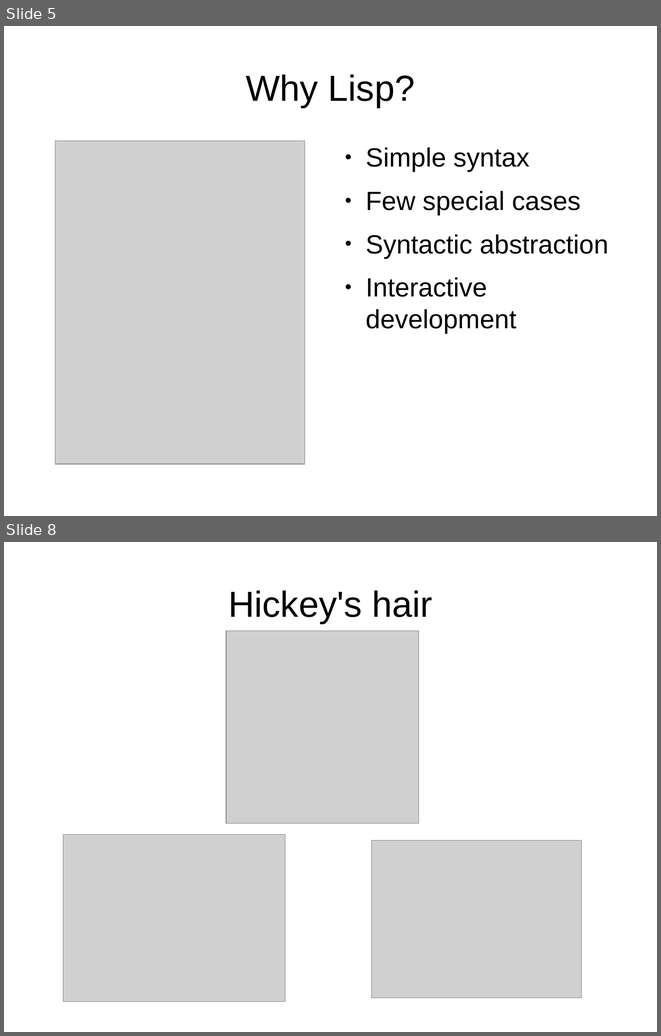
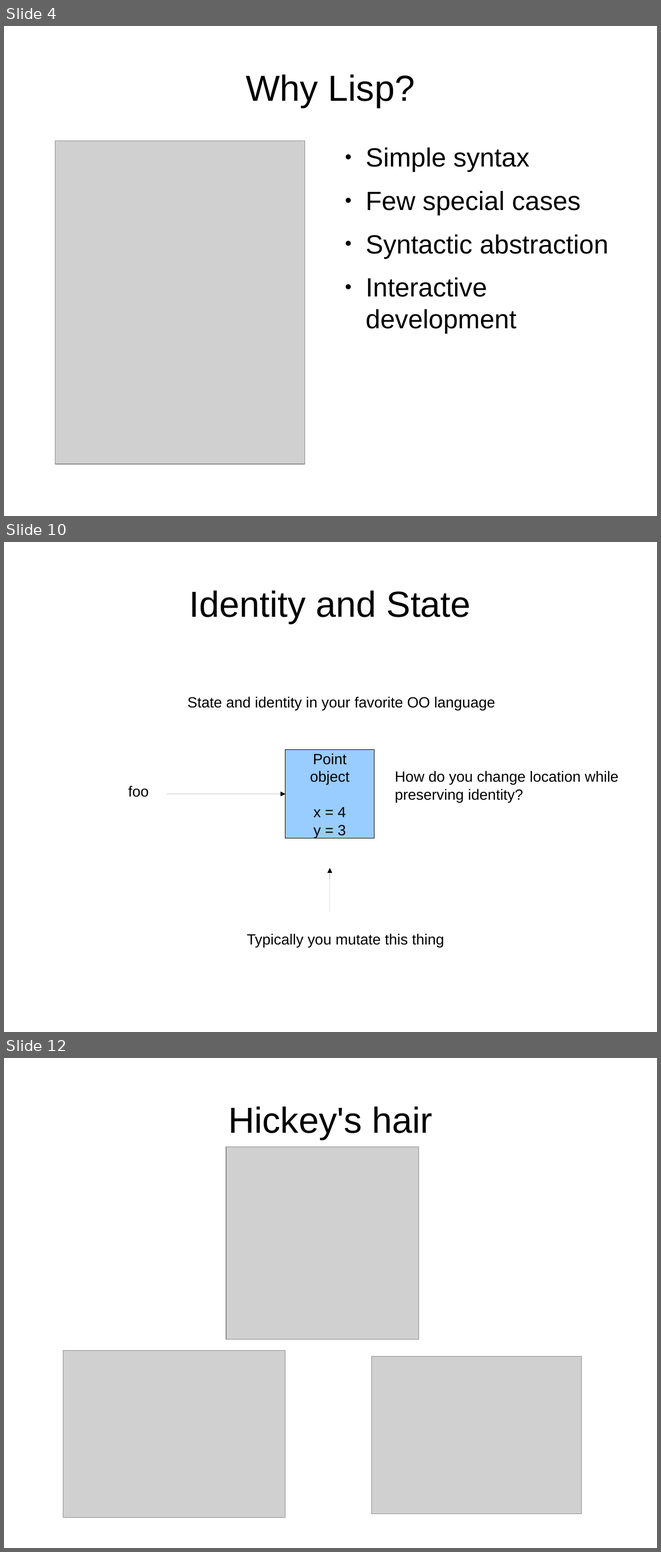
Before and after one commit to djwhitt/cposc2009, a slide deck: slides.odp. Shown one above the other, each under a label of ours: slides 5 and 8 before the commit, slides 4, 10 and 12 after it; the slides between them are not shown. The pictures are 661x1036 and 661x1552 pixels, drawn with LibreOffice and Linux fonts; fonts in the diff are those of the drawing; grey boxes stand for pictures. Boxes give left, top, right and bottom in pixels: in the first picture for what was removed or moved away, otherwise in the second. Text is boxed around its words. In the diff, an @@ line names an element or a change of style, - is before the commit and + after.

```diff
--- a/slides.odp
+++ b/slides.odp
@@ slide 10 added at (4,542,657,1032), background #FFFFFF @@
@@ title added at (190,590,471,623), 44 pt, text #000000 @@
+Identity and State
@@ text added at (187,696,495,711), 18 pt, text #000000 @@
+State and identity in your favorite OO language
@@ rectangle added at (285,749,374,838), fill #99CCFF, outline #000000 0 pt, 18 pt, text #000000 @@
+Point object
+x = 4
+y = 3
@@ text added at (395,770,619,802), 18 pt, text #000000 @@
+How do you change location while
+preserving identity?
@@ text added at (128,785,149,797), 18 pt, text #000000 @@
+foo
@@ arrow added from (167, 794) to (285, 794), #000000 0 pt @@
@@ arrow added from (330, 912) to (330, 868), #000000 0 pt @@
@@ text added at (247,933,444,947), 18 pt, text #000000 @@
+Typically you mutate this thing
@@ what was slide 5 is now slide 4 @@
@@ what was slide 8 is now slide 12 @@
```
Also in this commit, not shown: 1 slide changed, 5 other slides added, 2 slides removed.
